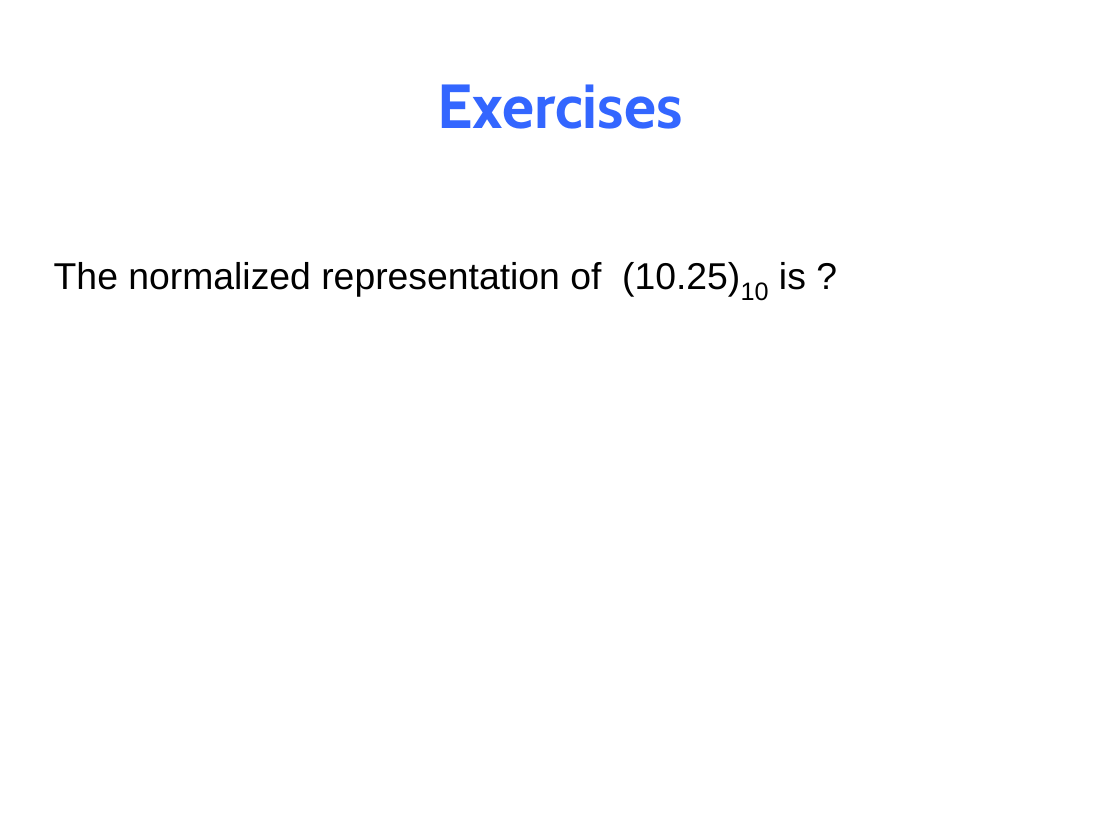
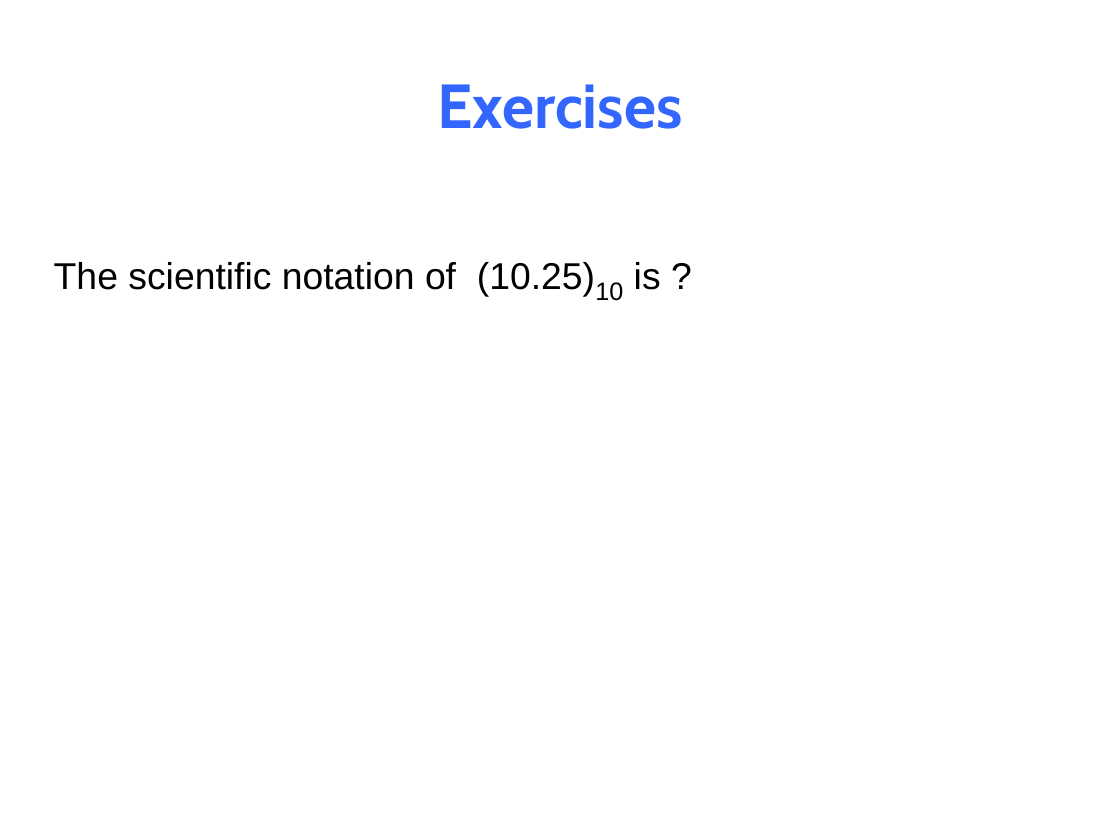
Before and after one commit to NYU-CSO/nyu-cso.github.io, a slide deck: slide 21 of notes/03-floats.pptx (slide 23 before the commit). Drawn at 1120x840 pixels with LibreOffice and Linux fonts; fonts in the diff are those of the drawing. Boxes give left, top, right and bottom in pixels: in the first picture for what was removed or moved away, otherwise in the second. Text is boxed around its words. In the diff, an @@ line names an element or a change of style, - is before the commit and + after.

```diff
--- a/notes/03-floats.pptx
+++ b/notes/03-floats.pptx
@@ text at (54, 262, 661, 301): text changed @@
-The normalized representation of (10.25)10 is ?
+The scientific notation of (10.25)10 is ?
```
Also in this commit, not shown: 34 other slides changed, 3 slides removed, 1 other file.
